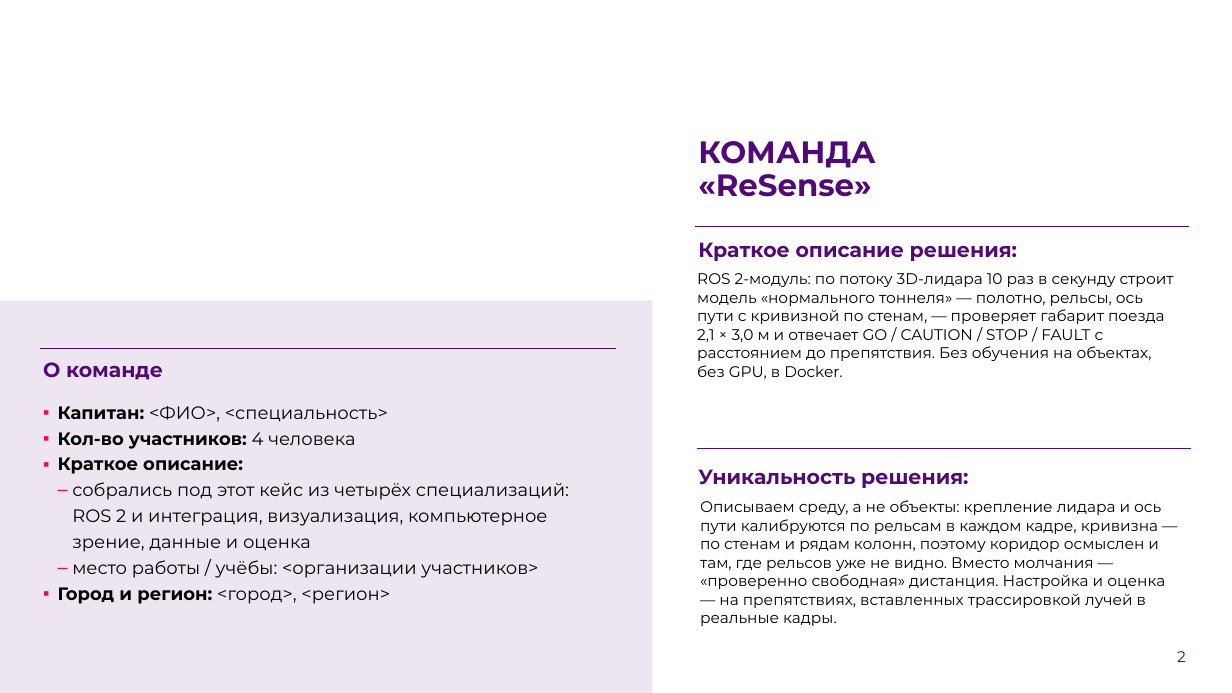
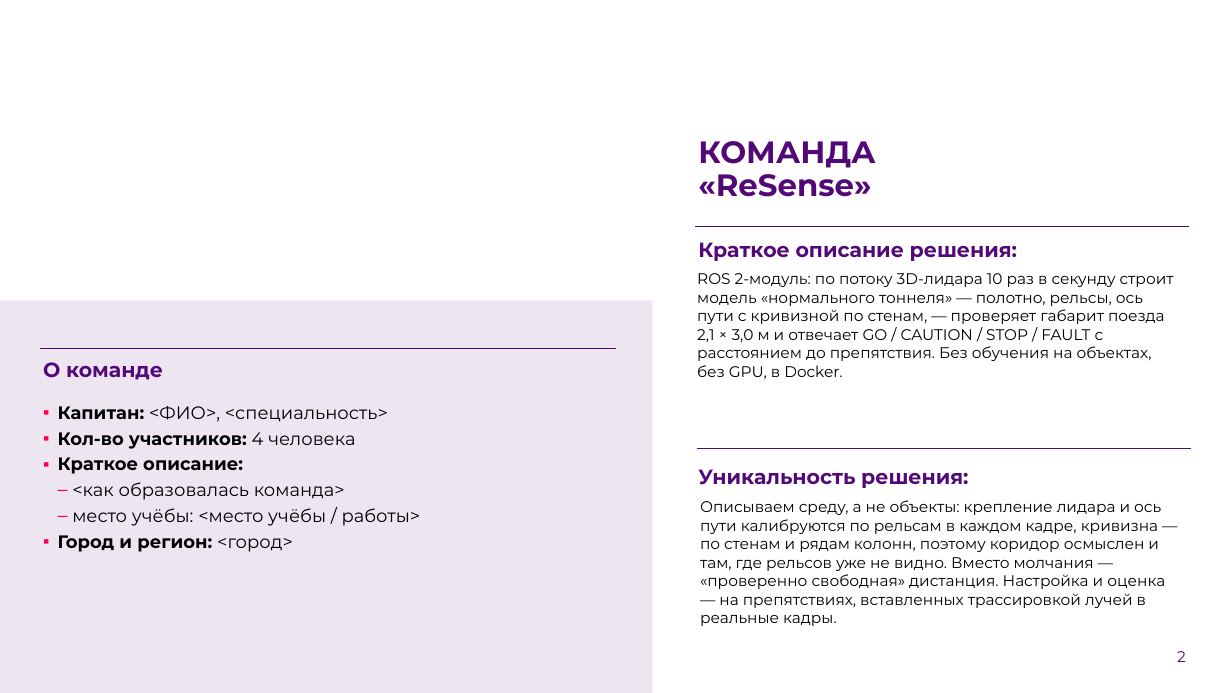
Before and after one commit to pmixay/ReSense, a slide deck: slide 2 of docs/presentation/ReSense_LCT2026.pptx. Drawn at 1232x693 pixels with LibreOffice and Linux fonts; fonts in the diff are those of the drawing; background and template pictures are left out. Boxes give left, top, right and bottom in pixels: in the first picture for what was removed or moved away, otherwise in the second. Text is boxed around its words. In the diff, an @@ line names an element or a change of style, - is before the commit and + after.

```diff
--- a/docs/presentation/ReSense_LCT2026.pptx
+++ b/docs/presentation/ReSense_LCT2026.pptx
@@ text at (58, 482, 421, 552): text changed @@
-– собрались под этот кейс из четырёх специализаций: ROS 2 и интеграция, визуализация, компьютерное зрение, данные и оценка
-– место работы / учёбы: <организации участников>
-▪ Город и регион: <город>, <регион>
+– <как образовалась команда>
+– место учёбы: <место учёбы / работы>
+▪ Город и регион: <город>
```
Also in this commit, not shown: 7 other slides changed, 4 other files.
